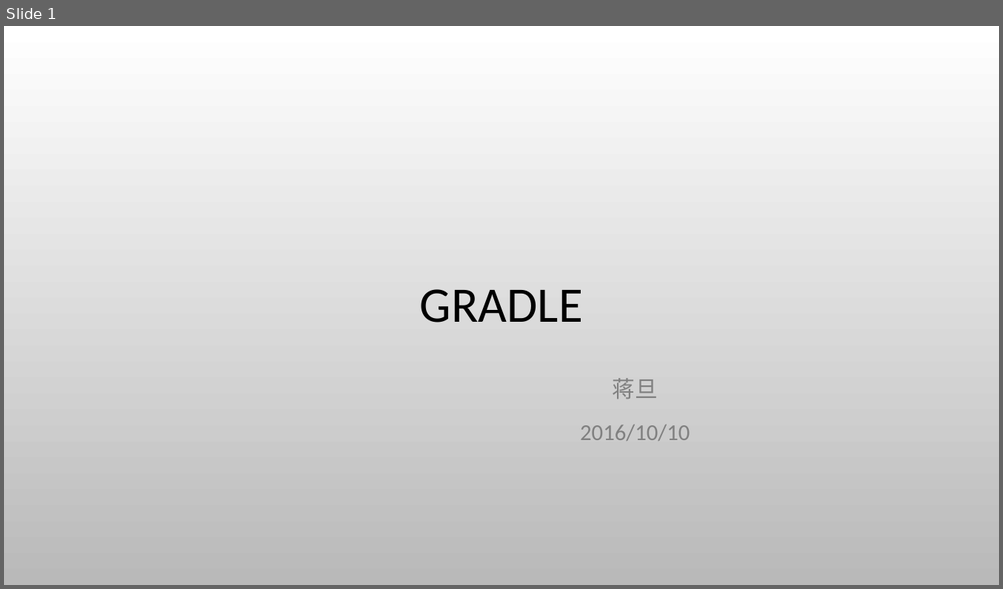
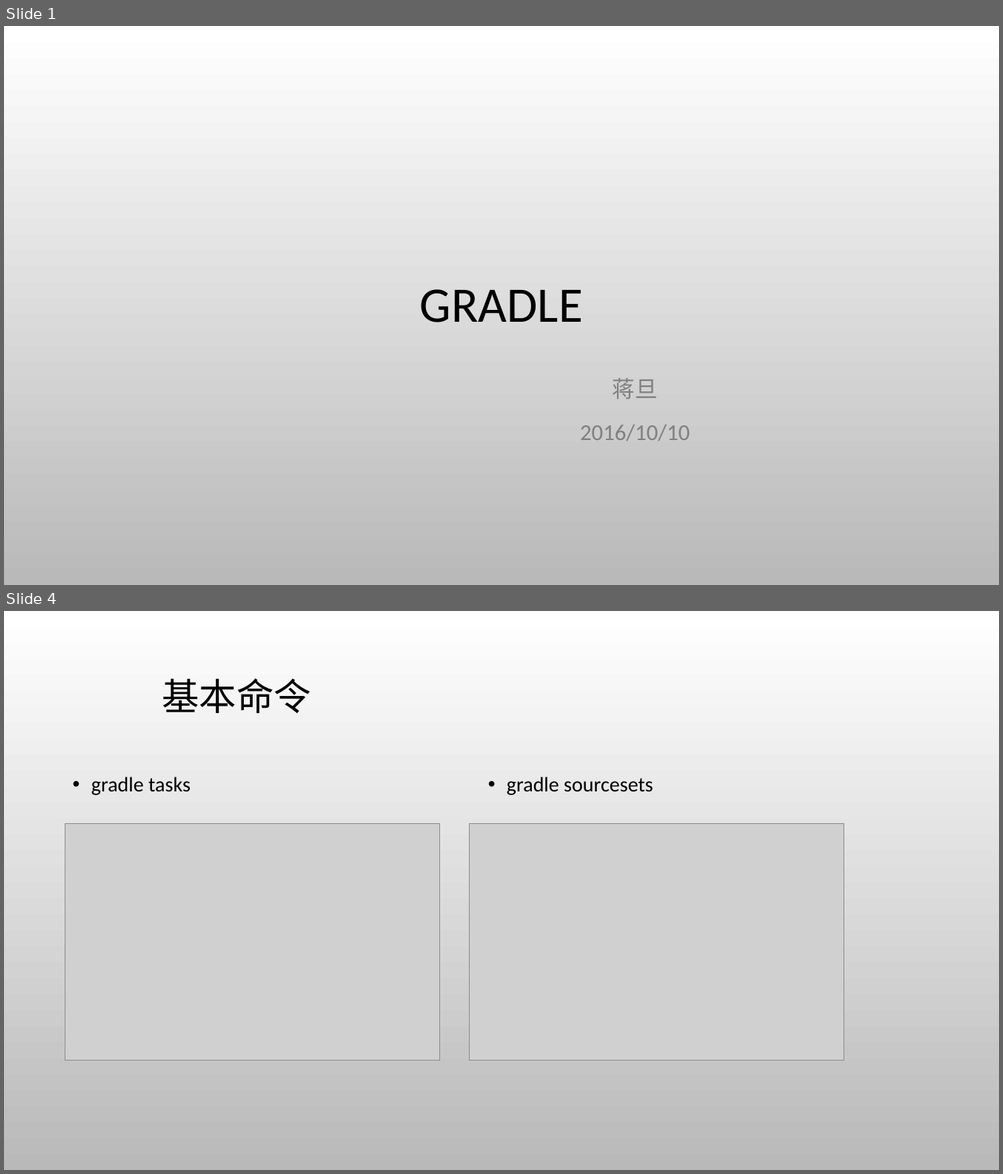
Before and after one commit to JohnDannl/HelloGradle, a slide deck: Gradle.pptx. Shown one above the other, each under a label of ours: slide 1 before the commit, slides 1 and 4 after it; the slides between them are not shown. The pictures are 1003x589 and 1003x1174 pixels, drawn with LibreOffice and Linux fonts; fonts in the diff are those of the drawing; grey boxes stand for pictures; background and template pictures are left out. Boxes give left, top, right and bottom in pixels: in the first picture for what was removed or moved away, otherwise in the second. Text is boxed around its words. In the diff, an @@ line names an element or a change of style, - is before the commit and + after.

```diff
--- a/Gradle.pptx
+++ b/Gradle.pptx
@@ slide 4 added at <box>4,611,999,1170</box>, background picture (left out) @@
@@ title added at <box>162,678,311,713</box>, 36 pt, text #000000 @@
+基本命令
@@ text added at <box>91,777,190,795</box>, 20 pt, text #000000 @@
+• gradle tasks
@@ text added at <box>506,777,653,795</box>, 20 pt, text #000000 @@
+• gradle sourcesets
@@ picture added at <box>65,823,440,1061</box> @@
@@ picture added at <box>469,823,844,1061</box> @@
```
Also in this commit, not shown: 3 slides changed, 2 other slides added, 2 other files.
